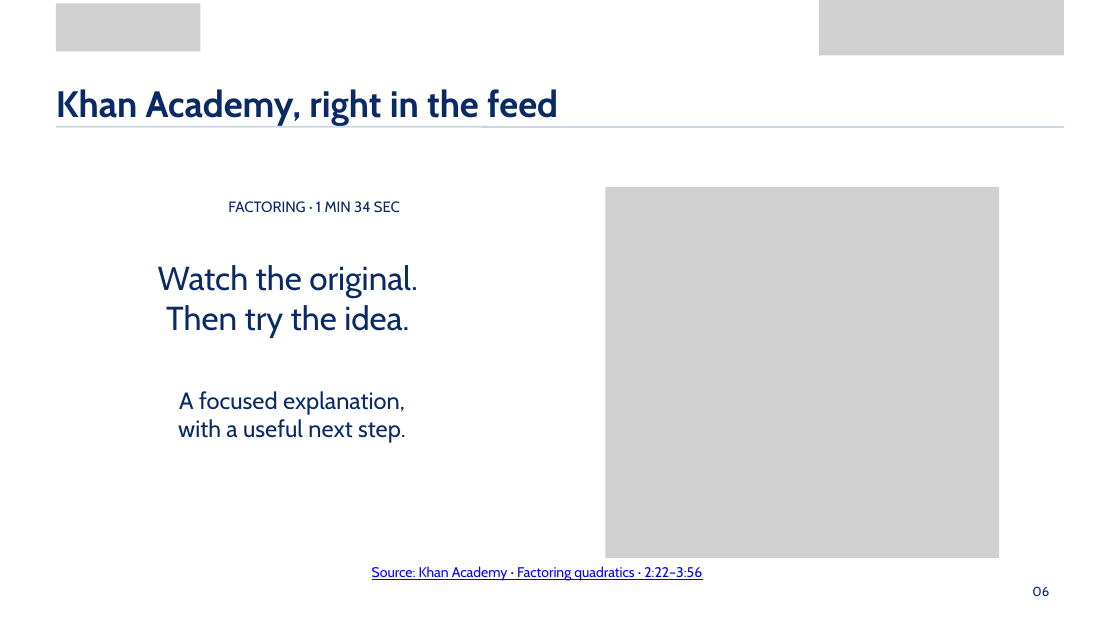
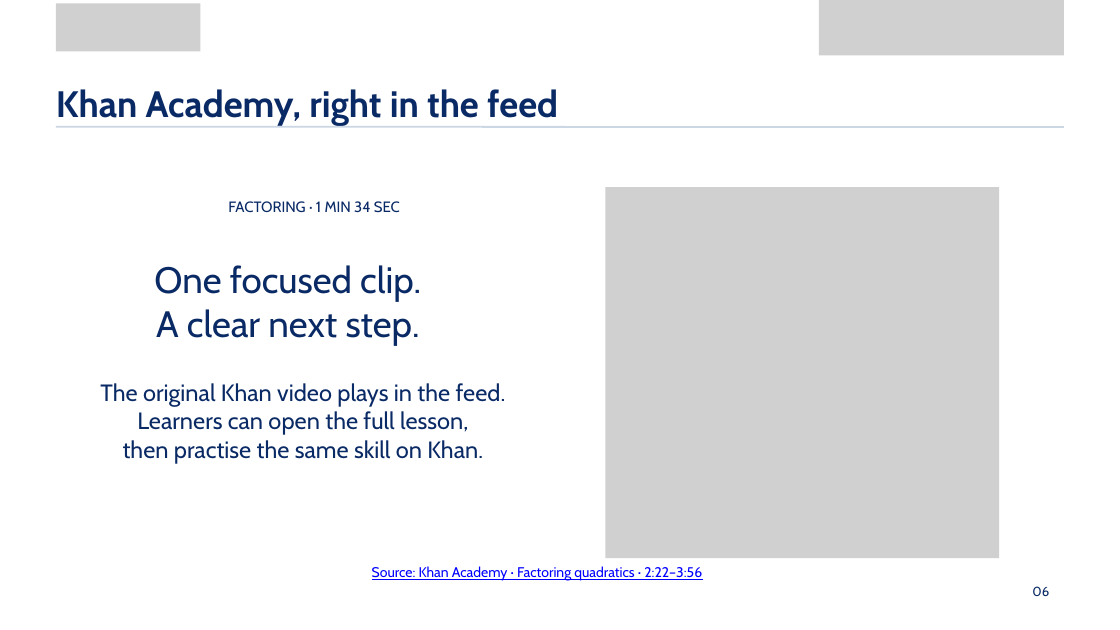
Before and after one commit to KhanAcademy-Backtrack/KhanAcademy-Backtrack-Demo, a slide deck: slide 6 of output/submission/Dunlo_KEIC_2026_Editable.pptx. Drawn at 1120x630 pixels with LibreOffice and Linux fonts; fonts in the diff are those of the drawing; grey boxes stand for pictures; background and template pictures are left out. Boxes give left, top, right and bottom in pixels: in the first picture for what was removed or moved away, otherwise in the second. Text is boxed around its words. In the diff, an @@ line names an element or a change of style, - is before the commit and + after.

```diff
--- a/output/submission/Dunlo_KEIC_2026_Editable.pptx
+++ b/output/submission/Dunlo_KEIC_2026_Editable.pptx
@@ text at bbox=[154, 265, 421, 346]: text changed; size 28.5 to 31.5 pt @@
-Watch the original.
-Then try the idea.
+One focused clip.
+A clear next step.
@@ text at bbox=[100, 383, 506, 464]: text changed @@
-A focused explanation,
-with a useful next step.
+The original Khan video plays in the feed.
+Learners can open the full lesson,
+then practise the same skill on Khan.
```
Also in this commit, not shown: 7 other slides changed, 4 slides added, 4 slides removed, 5 other files.
